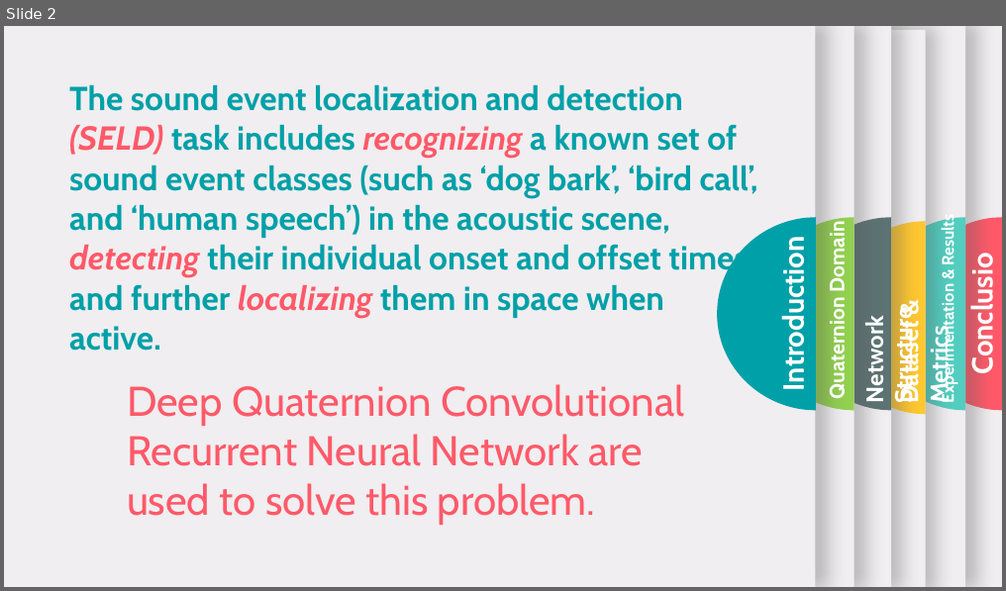
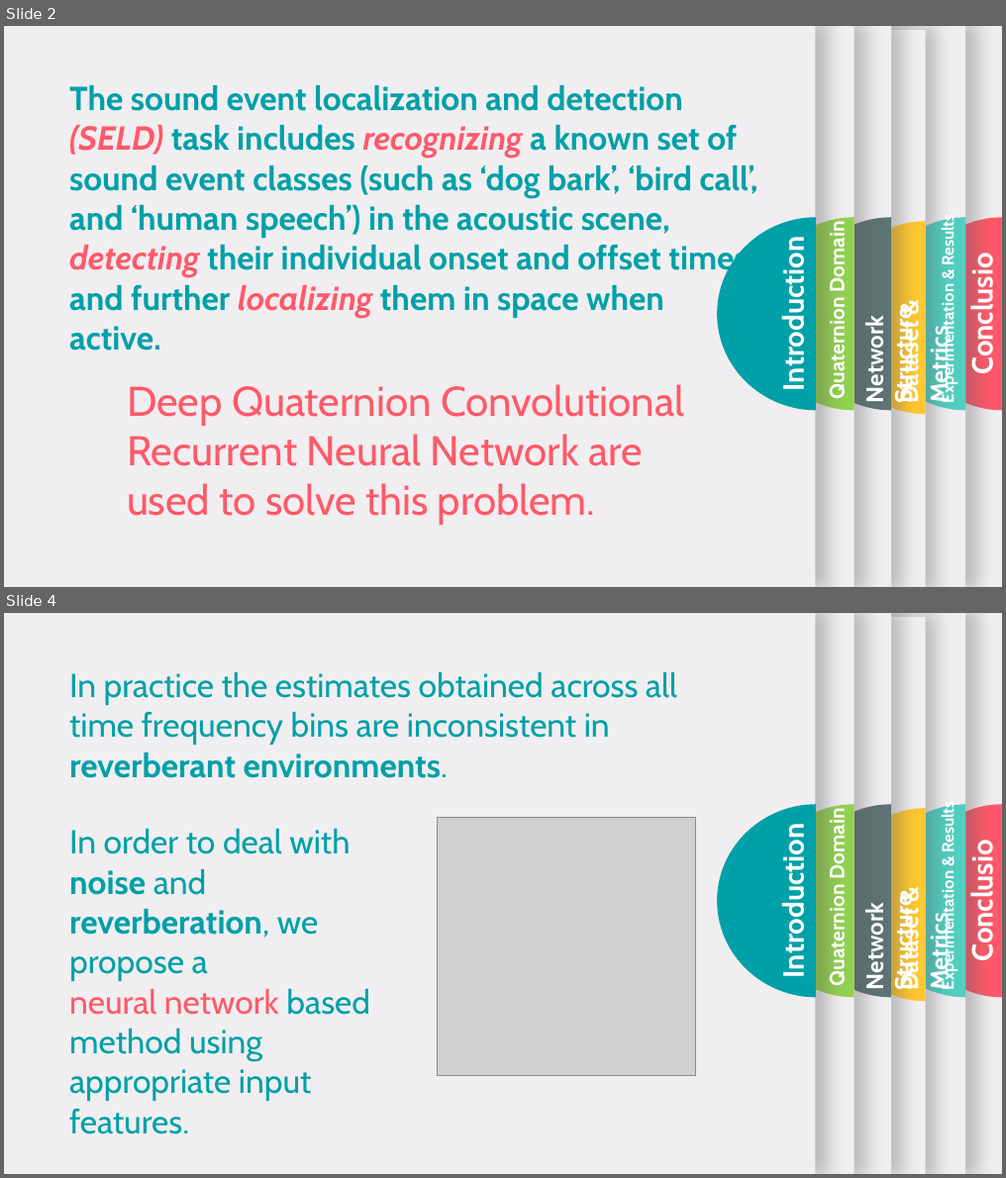
Before and after one commit to pepes97/DQNN, a slide deck: Presentation/Project_slides.pptx. Shown one above the other, each under a label of ours: slide 2 before the commit, slides 2 and 4 after it; the slides between them are not shown. The pictures are 1006x591 and 1006x1178 pixels, drawn with LibreOffice and Linux fonts; fonts in the diff are those of the drawing; grey boxes stand for pictures. Boxes give left, top, right and bottom in pixels: in the first picture for what was removed or moved away, otherwise in the second. Text is boxed around its words. In the diff, an @@ line names an element or a change of style, - is before the commit and + after.

Commit message:
added two slides

```diff
--- a/Presentation/Project_slides.pptx
+++ b/Presentation/Project_slides.pptx
@@ slide 4 added at (4, 613, 1002, 1174), background #F0EEF0 @@
@@ rectangle added at (4, 613, 1002, 1174), fill #F0EEF0 @@
@@ rectangle added at (4, 613, 853, 1174), fill #F0EEF0 @@
@@ rectangle added at (4, 613, 816, 1174), fill #F0EEF0 @@
@@ rectangle added at (23, 613, 966, 1174), fill #F0EEF0 @@
@@ rectangle added at (90, 613, 892, 1174), fill #F0EEF0 @@
@@ rectangle added at (115, 617, 926, 1174), fill #F0EEF0 @@
@@ text added at (69, 671, 677, 778), 32 pt, text #00A0A8 @@
+In practice the estimates obtained across all time frequency bins are inconsistent in reverberant environments.
@@ picture added at (438, 817, 696, 1076) @@
@@ freeform shape added at (718, 805, 816, 998), fill #00A0A8 @@
@@ freeform shape added at (756, 805, 854, 998), fill #92D050 @@
@@ freeform shape added at (794, 805, 892, 998), fill #5D7373 @@
@@ text added at (825, 815, 850, 983), 20 pt, text #FFFFFF, bold @@
+Quaternion Domain
@@ freeform shape added at (831, 808, 926, 1001), fill #FFC730 @@
@@ freeform shape added at (869, 805, 966, 998), fill #52CDC0 @@
@@ freeform shape added at (907, 805, 1002, 998), fill #FF5969 @@
@@ text added at (938, 806, 957, 986), 16 pt, text #FFFFFF, bold @@
+Experimentation & Results
@@ text added at (960, 818, 1002, 969), 28 pt, text #FFFFFF, bold @@
+Conclusion
@@ text added at (69, 828, 370, 1101), 32 pt, text #00A0A8 @@
+In order to deal with noise and reverberation, we propose a
+neural network based method using appropriate input features.
@@ text added at (775, 840, 811, 973), 28 pt, text #FFFFFF, bold @@
+Introduction
@@ text added at (860, 903, 918, 988), 23 pt, text #FFFFFF, bold @@
+Network Structure
@@ text added at (894, 916, 954, 989), 24 pt, text #FFFFFF, bold @@
+Dataset & Metrics
```
Also in this commit, not shown: 1 other slide added.
